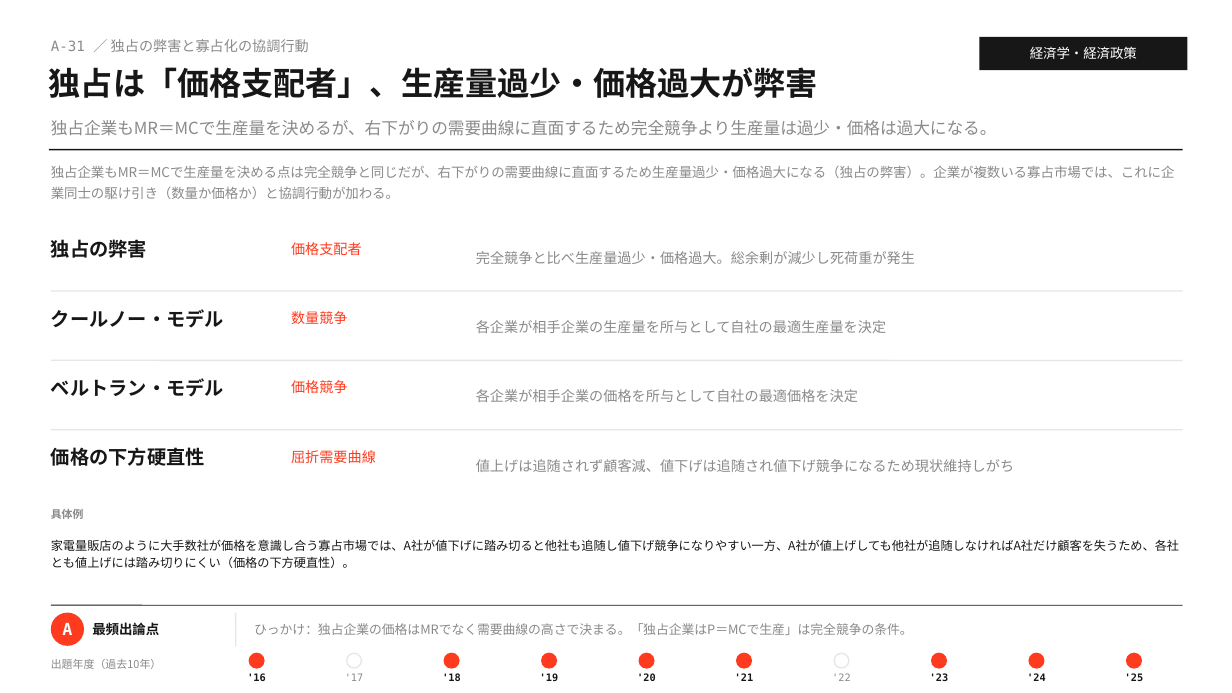
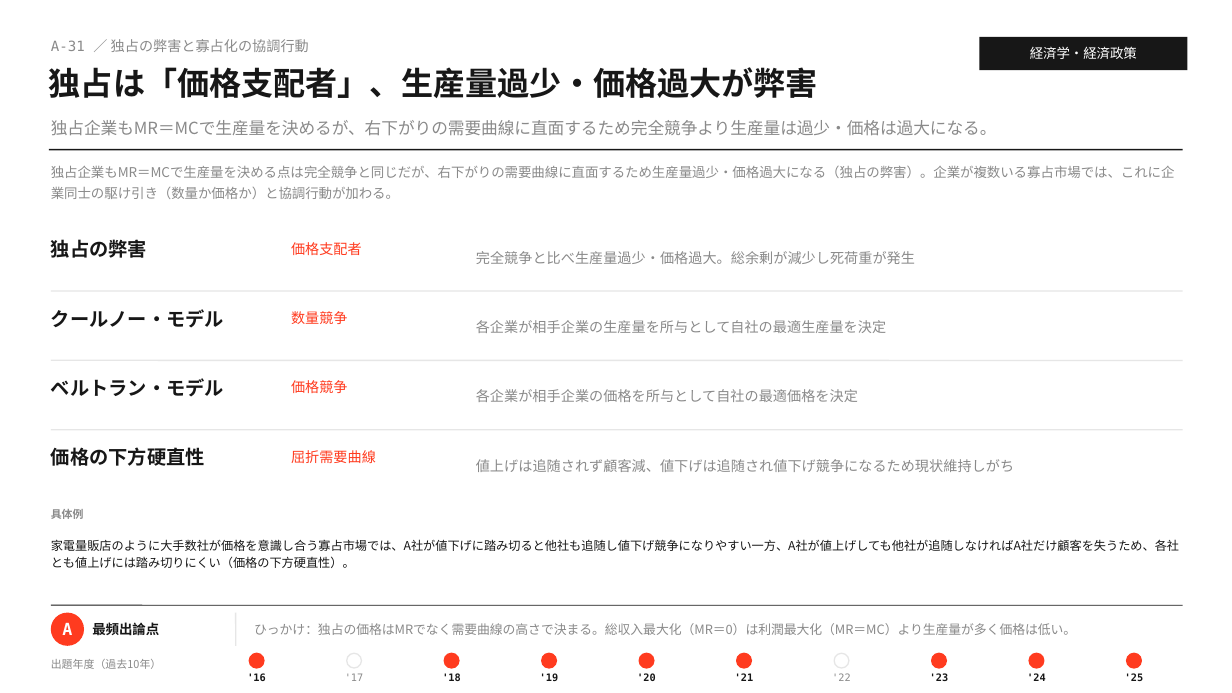
Before and after one commit to MasatoshiSano/SMEC, a slide deck: slide 48 of slides/1st_stage/A_economics.pptx. Drawn at 1232x693 pixels with LibreOffice and Linux fonts; fonts in the diff are those of the drawing. Boxes give left, top, right and bottom in pixels: in the first picture for what was removed or moved away, otherwise in the second. Text is boxed around its words. In the diff, an @@ line names an element or a change of style, - is before the commit and + after.

```diff
--- a/slides/1st_stage/A_economics.pptx
+++ b/slides/1st_stage/A_economics.pptx
@@ text at (x1=254, y1=623, x2=1076, y2=635): text changed @@
-ひっかけ：独占企業の価格はMRでなく需要曲線の高さで決まる。「独占企業はP＝MCで生産」は完全競争の条件。
+ひっかけ：独占の価格はMRでなく需要曲線の高さで決まる。総収入最大化（MR＝0）は利潤最大化（MR＝MC）より生産量が多く価格は低い。
```
Also in this commit, not shown: 12 other slides changed, 3 other files.
